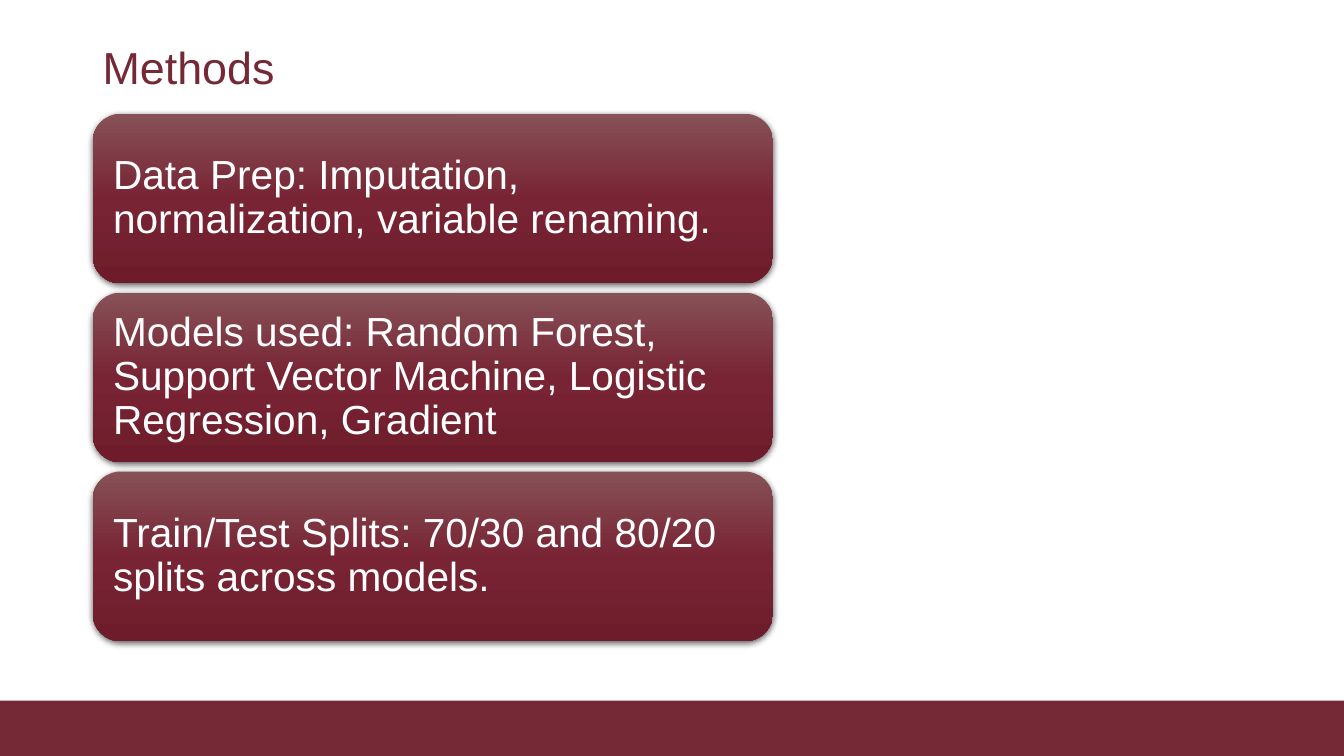
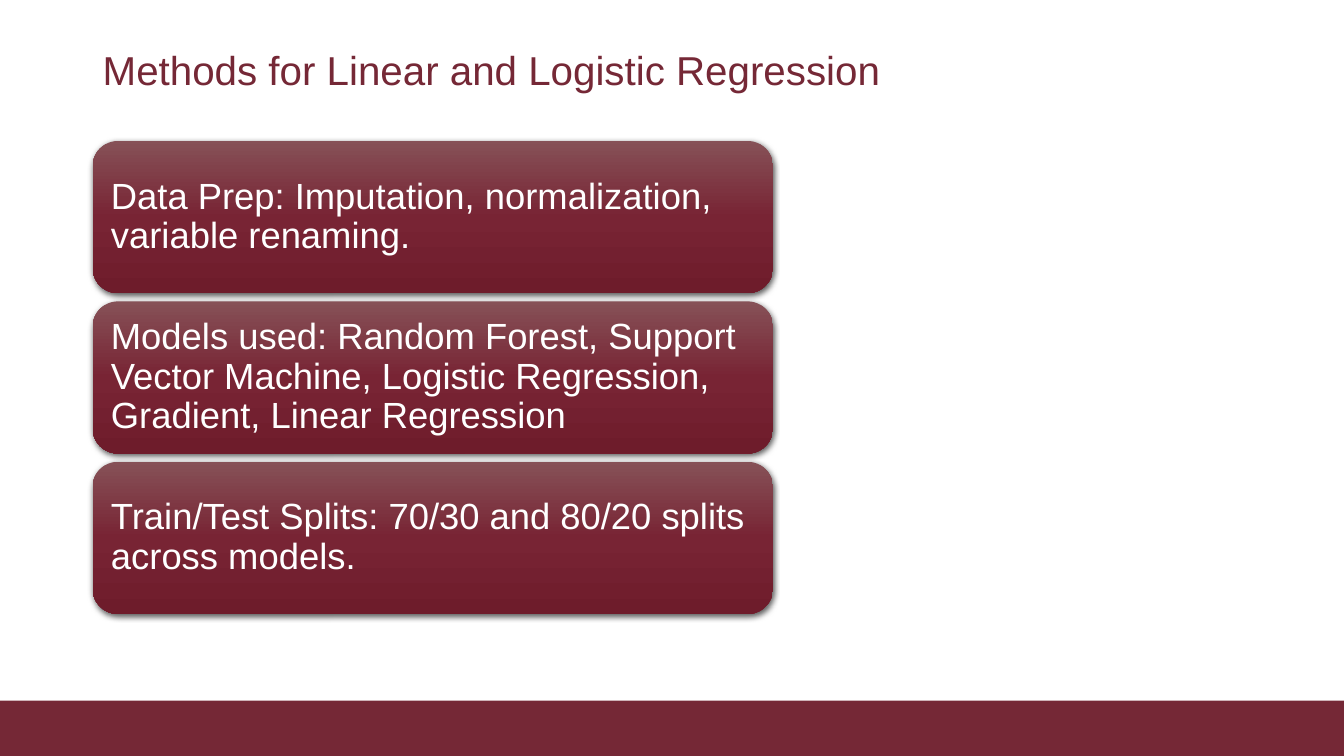
Before and after one commit to casonhenderson1/DS160Spring2025, a slide deck: slide 8 of DS160_Final_Project_CMH.pptx. Drawn at 1344x756 pixels with LibreOffice and Linux fonts; fonts in the diff are those of the drawing; background and template pictures are left out. Boxes give left, top, right and bottom in pixels: in the first picture for what was removed or moved away, otherwise in the second. Text is boxed around its words. In the diff, an @@ line names an element or a change of style, - is before the commit and + after.

```diff
--- a/DS160_Final_Project_CMH.pptx
+++ b/DS160_Final_Project_CMH.pptx
@@ title at box(103, 55, 880, 93): text changed; size 32 to 28.8 pt @@
-Methods
+Methods for Linear and Logistic Regression
@@ rounded rectangle: place and size @@
-rounded rectangle at box(93, 114, 773, 283)
+rounded rectangle at box(93, 141, 773, 293)
@@ text "Data Prep: Imputation, normalization, variable ..." at box(111, 182, 711, 256): size 29 to 26 pt; less space between paragraphs @@
@@ text "Data Prep: Imputation, normalization, variable ...": place and size @@
-text "Data Prep: Imputation, normalization, variable ..." at box(113, 159, 710, 241)
+text "Data Prep: Imputation, normalization, variable ..." at box(111, 182, 711, 256)
@@ rounded rectangle: place and size @@
-rounded rectangle at box(93, 292, 773, 462)
+rounded rectangle at box(93, 301, 773, 454)
@@ text at box(111, 322, 735, 436): text changed; size 29 to 26 pt @@
-Models used: Random Forest, Support Vector Machine, Logistic Regression, Gradient
+Models used: Random Forest, Support Vector Machine, Logistic Regression, Gradient, Linear Regression
@@ rounded rectangle: place and size @@
-rounded rectangle at box(93, 472, 773, 641)
+rounded rectangle at box(93, 462, 773, 614)
@@ text "Train/Test Splits: 70/30 and 80/20 ...": place and size @@
-text "Train/Test Splits: 70/30 and 80/20 ..." at box(113, 517, 717, 599)
+text "Train/Test Splits: 70/30 and 80/20 ..." at box(111, 502, 745, 570)
@@ text "Train/Test Splits: 70/30 and 80/20 ..." at box(111, 502, 745, 570): size 29 to 26 pt; less space between paragraphs @@
```
Also in this commit, not shown: 1 other slide changed, 2 slides added, 2 other files.
